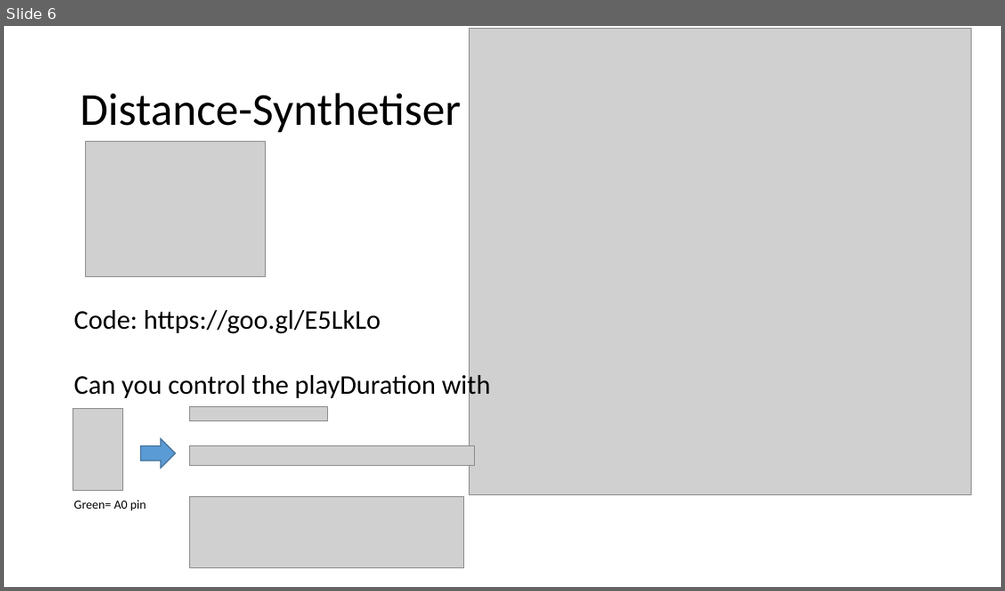
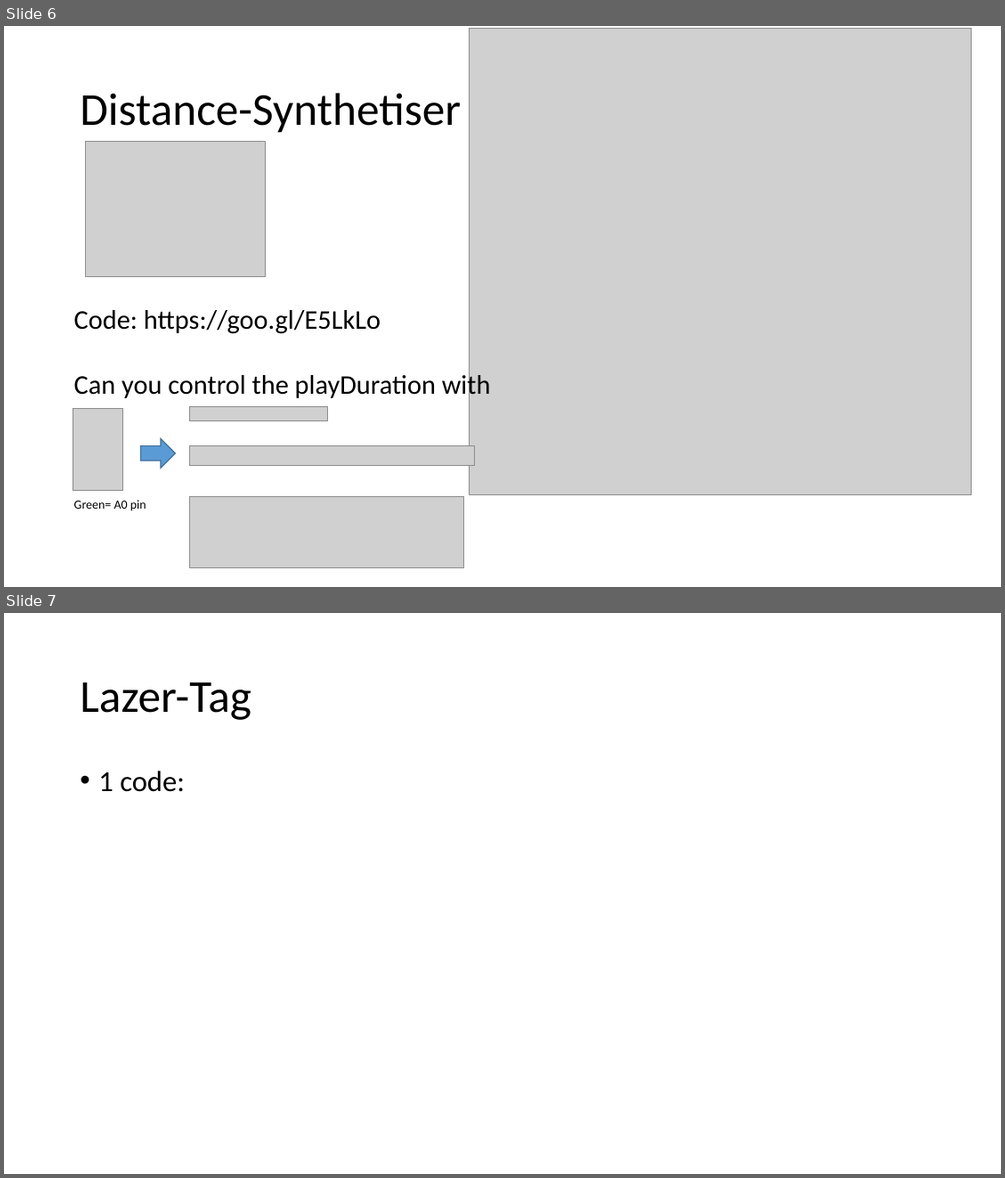
Before and after one commit to geobarteam/codingdojo, a slide deck: Arduino/CodingDojo.odp. Shown one above the other, each under a label of ours: slide 6 before the commit, slides 6 and 7 after it. The pictures are 1005x591 and 1005x1178 pixels, drawn with LibreOffice and Linux fonts; fonts in the diff are those of the drawing; grey boxes stand for pictures. Boxes give left, top, right and bottom in pixels: in the first picture for what was removed or moved away, otherwise in the second. Text is boxed around its words. In the diff, an @@ line names an element or a change of style, - is before the commit and + after.

Commit message:
lazer-tag1&2

```diff
--- a/Arduino/CodingDojo.odp
+++ b/Arduino/CodingDojo.odp
@@ slide 7 added at [4,613,1001,1174], background #FFFFFF @@
@@ title added at [80,682,251,720], 44 pt, text #000000 @@
+Lazer-Tag
@@ text added at [98,771,185,792], 28 pt, text #000000 @@
+• 1 code:
```
Also in this commit, not shown: 1 slide changed, 3 other files.
